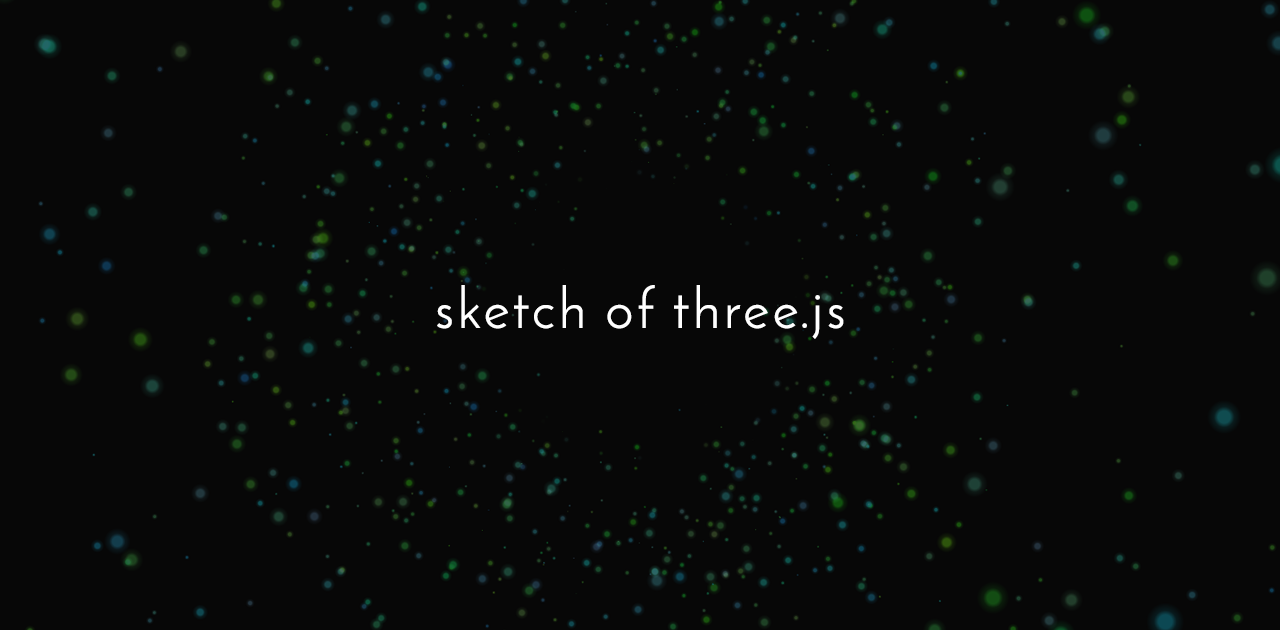
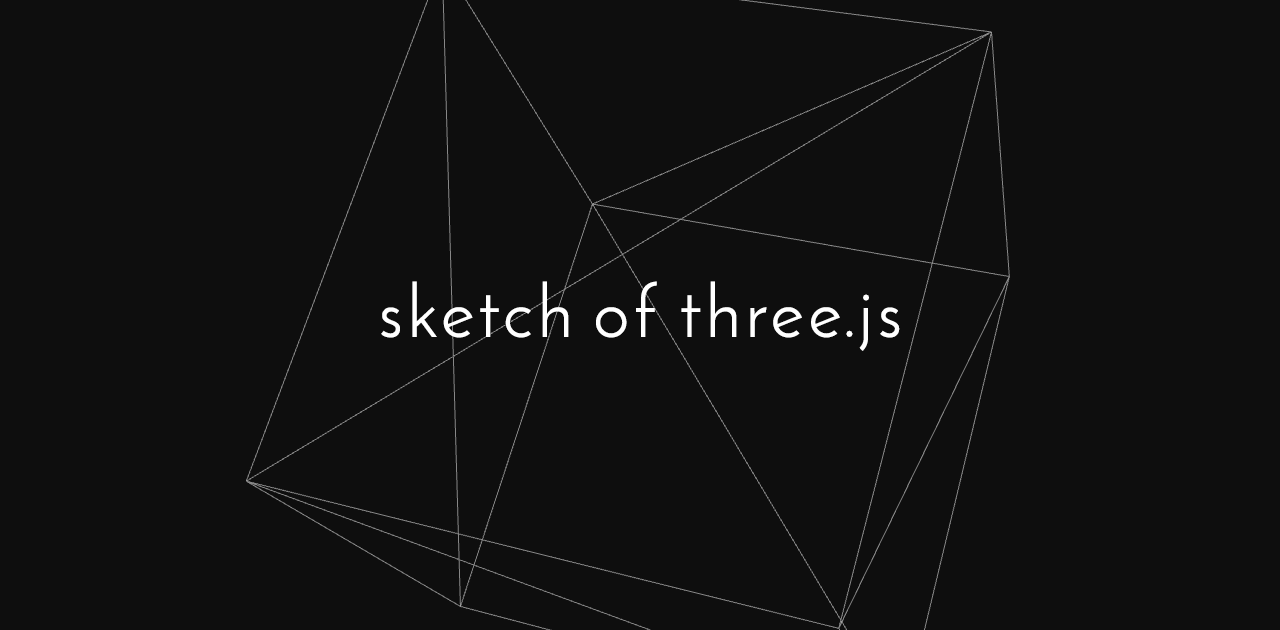
Layer changes from the first 1280x630 image to the second:
painted on "sketch of three.js" over left=381, top=281, right=900, bottom=351
renamed "sketch" to "レイヤー 3", painted on it over left=0, top=0, right=1280, bottom=630
